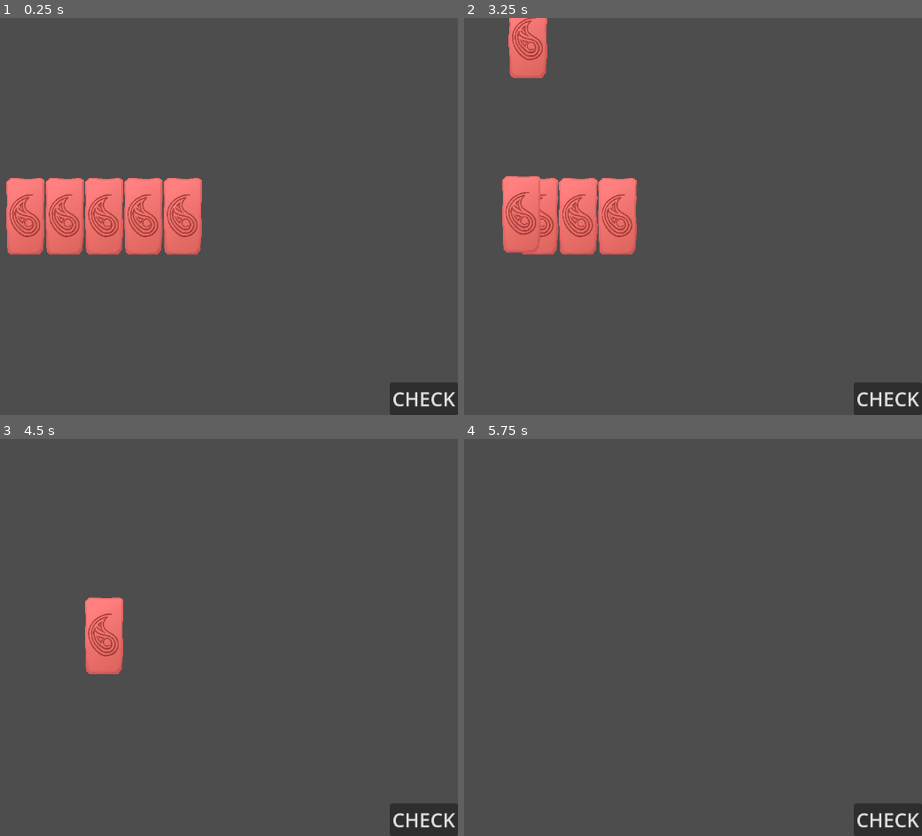
Above: before the commit, frames 1-4 (two rows, left to right).
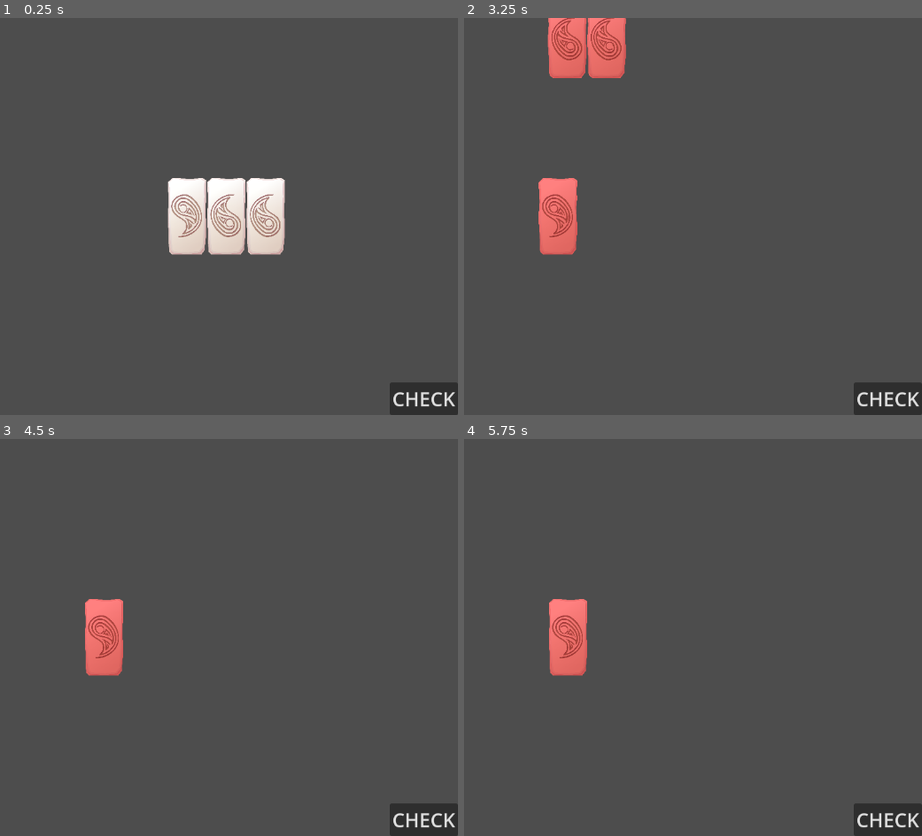
Above: after the commit, the same moments.

Repository: Wendfrey/minijam_210_astral
Game: Godot game, scene res://test_world.tscn
The game is run twice, just before and just after one commit, with the same random seed, the same clock (stepped at 60 frames per second) and the same inputs. This scene is started directly instead of the project's main scene.
Inputs (mouse positions are in pixels of both pictures, inside the frame that each line leads up to):
- Up to frame 1 (0.25 s): no input
- Up to frame 2 (3.25 s): click "CHECK" at 0.5 s; click "CHECK" at 1.25 s; click "CHECK" at 2 s; tap Enter at 2.75 s; move the mouse to (491, 216) at 2.77 s; tap P at 2.85 s; click (491, 216) at 2.92 s
- Up to frame 3 (4.5 s): move the mouse to (64, 637) at 3.52 s; tap P at 3.6, 4.35 s; click (64, 637) at 3.67 s; move the mouse to (105, 637) at 4.27 s; click (105, 637) at 4.42 s
- Up to frame 4 (5.75 s): move the mouse to (532, 716) at 5.02 s; tap P at 5.1 s; click (532, 716) at 5.17 s

The runs differ from the first frame. In frame 1, 11% of the frame differs, in the area x 1-63%, y 40-60%; in frame 2, 8.3%; in frame 3, 0.4%; in frame 4, 1.6%.

Commit message:
First levels and new rules added

Diff:
--- a/minijam-210-astral/CheckRules.gd
+++ b/minijam-210-astral/CheckRules.gd
@@ -1,22 +1,28 @@
-extends Node2D
+extends Node
 
 const RuleBAfterA = preload("uid://ckhhavxstsbhj")
 const RuleCtoCapart = preload("uid://dmxxr36bud62w")
-const RuleTripleA = preload("uid://bcpog0lfmbchy")
+const RuleNotTripleA = preload("uid://bcpog0lfmbchy")
 const RuleDfarfromC = preload("uid://bj67vpsl61ugc")
+const Rule3RdNoRepeat = preload("uid://cfcs6nfnknibk")
+const Rule9ThNoRepeat = preload("uid://bj0x7inmfx3pq")
+const Rule10ThRepeat = preload("uid://g8lm54v0j0m3")
+const RuleTripleE = preload("uid://ba736gjybk8da")
 
-@onready var spacer: Node2D = $Spacer
-@onready var label: Label = $CanvasLayer/Label
+signal no_mistakes
+
+@export var spacerNP: NodePath
+@onready var spacer: Node2D = get_node(spacerNP)
 var rules:Array[BaseRule] = [
 	RuleBAfterA.new(),
 	RuleCtoCapart.new(),
-	RuleTripleA.new(),
-	RuleDfarfromC.new()
+	RuleNotTripleA.new(),
+	RuleDfarfromC.new(),
+	Rule3RdNoRepeat.new(),
+	Rule9ThNoRepeat.new(),
+	Rule10ThRepeat.new(),
+	RuleTripleE.new()
 ]
-
-var text:String :
-	set(value):
-		label.text = value
 
 func _ready() -> void:
 	print(checkRules())
@@ -39,4 +45,5 @@
 	return error_pieces.size() == 0
 
 func _on_button_pressed() -> void:
-	print(checkRules())
+	if checkRules():
+		no_mistakes.emit()
--- /dev/null
+++ b/minijam-210-astral/level_manager.gd
@@ -0,0 +1,35 @@
+extends Node
+
+@export var spacer:NodePath
+@onready var nodeSpacer = get_node(spacer)
+
+var current_level = 0
+
+func _ready() -> void:
+	current_level = 0
+	nodeSpacer.add_pieces(arrayFichaTipo([Ficha.Tipo.B, Ficha.Tipo.A, Ficha.Tipo.A]))
+
+func next_level():
+	current_level += 1
+	match (current_level):
+		1:
+			nodeSpacer.add_pieces(arrayFichaTipo([Ficha.Tipo.C, Ficha.Tipo.C, Ficha.Tipo.B]))
+		2:
+			nodeSpacer.add_pieces(arrayFichaTipo([Ficha.Tipo.A, Ficha.Tipo.A]))
+		3:
+			nodeSpacer.add_pieces(arrayFichaTipo([Ficha.Tipo.A]))
+		4:
+			nodeSpacer.add_pieces(arrayFichaTipo([Ficha.Tipo.C]))
+		5:
+			nodeSpacer.add_pieces(arrayFichaTipo([Ficha.Tipo.D]))
+
+func arrayFichaTipo(array:Array):
+	return Array(
+		array,
+		TYPE_INT,
+		"",
+		Ficha.Tipo
+	)
+
+func _on_rules_checker_no_mistakes() -> void:
+	next_level()
--- /dev/null
+++ b/minijam-210-astral/rules/Rule_10thRepeat.gd
@@ -0,0 +1,18 @@
+extends BaseRule
+
+func _init() -> void:
+	rule_name = "[color=BLACK]The 1st and 10th spaces must have the same sigil"
+
+func _check_rules_internal() -> Array[Ficha]:
+	var error_fichas:Array[Ficha] = []
+
+	if arrayPieces.size() < 10:
+		return []
+
+	var firstPiece = get_piece(0)
+	var tenthPiece = get_piece(9)
+	if firstPiece.tipo != tenthPiece.tipo:
+		error_fichas.append(firstPiece)
+		error_fichas.append(tenthPiece)
+
+	return error_fichas
--- /dev/null
+++ b/minijam-210-astral/rules/Rule_3rdNoRepeat.gd
@@ -0,0 +1,22 @@
+extends BaseRule
+
+func _init() -> void:
+	rule_name = "[color=BLACK]The sigil on the 3rd space cannot be chained in any space"
+
+func _check_rules_internal() -> Array[Ficha]:
+	var error_fichas:Array[Ficha] = []
+
+	if arrayPieces.size() < 3:
+		return []
+
+	var unchained_symbol = get_piece(indexPieces[2]).tipo
+
+	var symbolChainArray = get_index_of_type(unchained_symbol)
+
+	for symbolIndex in range(symbolChainArray.size()-1):
+		if abs(symbolChainArray[symbolIndex+1] - symbolChainArray[symbolIndex]) == 1:
+			if not error_fichas.has(get_piece(symbolChainArray[symbolIndex])):
+				error_fichas.append(get_piece(symbolChainArray[symbolIndex]))
+			error_fichas.append(get_piece(symbolChainArray[symbolIndex+1]))
+
+	return error_fichas
--- /dev/null
+++ b/minijam-210-astral/rules/Rule_9thNoRepeat.gd
@@ -0,0 +1,18 @@
+extends BaseRule
+
+func _init() -> void:
+	rule_name = "[color=BLACK]The 1st and 9th spaces must have a different sigil"
+
+func _check_rules_internal() -> Array[Ficha]:
+	var error_fichas:Array[Ficha] = []
+
+	if arrayPieces.size() < 9:
+		return []
+
+	var firstPiece = get_piece(0)
+	var ninthPiece = get_piece(8)
+	if firstPiece.tipo == ninthPiece.tipo:
+		error_fichas.append(firstPiece)
+		error_fichas.append(ninthPiece)
+
+	return error_fichas
--- /dev/null
+++ b/minijam-210-astral/rules/Rule_TripleE.gd
@@ -0,0 +1,30 @@
+extends BaseRule
+
+func _init() -> void:
+	rule_name = "[color=BLACK][img width=32]res://assets/img/TinyIconE.png[/img] must come in triplets"
+
+func _check_rules_internal() -> Array[Ficha]:
+	var error_fichas:Array[Ficha] = []
+
+	var eArray = get_index_of_type(Ficha.Tipo.E)
+	if eArray.size() == 0:
+		return []
+
+	eArray.sort()
+	var index_ficha = 0
+	var count = 1
+	while(index_ficha < eArray.size()):
+		if index_ficha + 1 < eArray.size() and eArray[index_ficha] + 1 == eArray[index_ficha+1]:
+			count += 1
+		elif index_ficha + 1 < eArray.size():
+			if count % 3 == 0:
+				for i in range(count):
+					error_fichas.append(get_piece(eArray[index_ficha-i]))
+			count = 1
+		index_ficha += 1
+
+	if count % 3 == 0:
+		for i in range(count):
+			error_fichas.append(get_piece(eArray[eArray.size()-1-i]))
+
+	return error_fichas
--- a/minijam-210-astral/spacer.gd
+++ b/minijam-210-astral/spacer.gd
@@ -98,7 +98,7 @@
 		pieces.append(nficha)
 		add_child(nficha)
 
-	reset_values(true, tipoArray.size())
+	reset_values(withAnimation, tipoArray.size())
 
 func add_piece(tipo: Ficha.Tipo, withAnimation=true):
 	var nficha:Ficha = ELEMENT.instantiate()
--- a/minijam-210-astral/test_world.tscn
+++ b/minijam-210-astral/test_world.tscn
@@ -1,11 +1,10 @@
 [gd_scene format=3 uid="uid://csjyu5taxo1po"]
 
 [ext_resource type="Script" uid="uid://xixaae3vikkj" path="res://CheckRules.gd" id="1_1lwx6"]
-[ext_resource type="PackedScene" uid="uid://cte0ymnxkobwq" path="res://element.tscn" id="1_dxppu"]
+[ext_resource type="Script" uid="uid://dvii7opwqnaf7" path="res://level_manager.gd" id="2_1lwx6"]
 [ext_resource type="Script" uid="uid://c8jcc5y7w1h2k" path="res://spacer.gd" id="2_gy3sr"]
 
 [node name="TestWorld" type="Node2D" unique_id=140087252]
-script = ExtResource("1_1lwx6")
 
 [node name="Camera2D" type="Camera2D" parent="." unique_id=947224256]
 
@@ -13,16 +12,6 @@
 script = ExtResource("2_gy3sr")
 swapMargin = Vector2(32, 86)
 cellWidth = 64
-
-[node name="Element" parent="Spacer" unique_id=1745300402 instance=ExtResource("1_dxppu")]
-
-[node name="Element2" parent="Spacer" unique_id=926899758 instance=ExtResource("1_dxppu")]
-
-[node name="Element3" parent="Spacer" unique_id=700944934 instance=ExtResource("1_dxppu")]
-
-[node name="Element4" parent="Spacer" unique_id=98370623 instance=ExtResource("1_dxppu")]
-
-[node name="Element5" parent="Spacer" unique_id=1892025552 instance=ExtResource("1_dxppu")]
 
 [node name="CanvasLayer" type="CanvasLayer" parent="." unique_id=2030427233]
 
@@ -39,8 +28,13 @@
 theme_override_font_sizes/font_size = 32
 text = "CHECK"
 
-[node name="Label" type="Label" parent="CanvasLayer" unique_id=865479138]
-offset_right = 1.0
-offset_bottom = 23.0
+[node name="RulesChecker" type="Node" parent="." unique_id=1412206623]
+script = ExtResource("1_1lwx6")
+spacerNP = NodePath("../Spacer")
 
-[connection signal="pressed" from="CanvasLayer/Button" to="." method="_on_button_pressed"]
+[node name="LevelManager" type="Node" parent="." unique_id=818504072]
+script = ExtResource("2_1lwx6")
+spacer = NodePath("../Spacer")
+
+[connection signal="pressed" from="CanvasLayer/Button" to="RulesChecker" method="_on_button_pressed"]
+[connection signal="no_mistakes" from="RulesChecker" to="LevelManager" method="_on_rules_checker_no_mistakes"]
Not shown, added: minijam-210-astral/level_manager.gd.uid
Not shown, added: minijam-210-astral/rules/Rule_10thRepeat.gd.uid
Not shown, added: minijam-210-astral/rules/Rule_3rdNoRepeat.gd.uid
Not shown, added: minijam-210-astral/rules/Rule_9thNoRepeat.gd.uid
Renamed: minijam-210-astral/rules/Rule_TripleA.gd -> minijam-210-astral/rules/Rule_NotTripleA.gd
Renamed: minijam-210-astral/rules/Rule_TripleA.gd.uid -> minijam-210-astral/rules/Rule_NotTripleA.gd.uid
Not shown, added: minijam-210-astral/rules/Rule_TripleE.gd.uid
